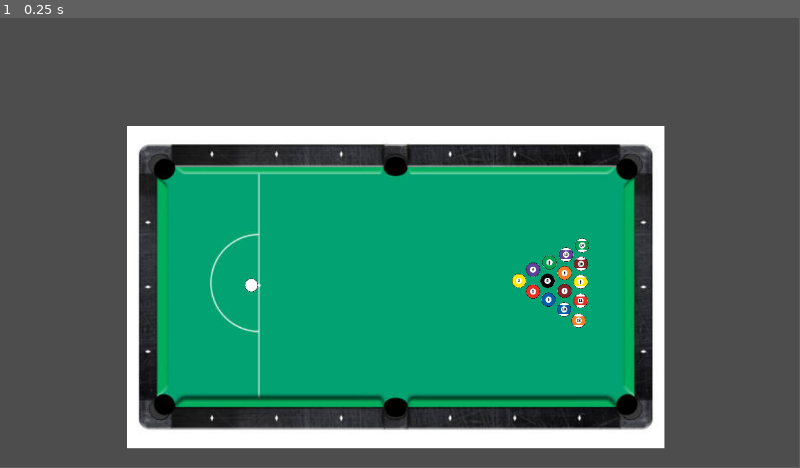
Above: before the commit, frame 1.
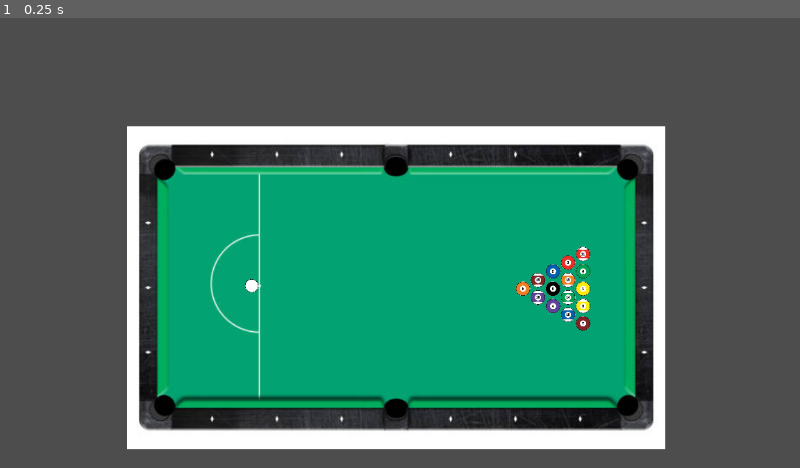
Above: after the commit, the same moment.

Repository: 1Mk7iT/Billiards
Game: Godot game, scene res://Main.tscn
Same seed, same stepped clock (60 frames per second), same inputs: the game is played once before the commit and once after it.
Inputs:
- Up to frame 1 (0.25 s): no input
In our replay, the window is 799x449 before the commit and 800x450 after it. These sizes can differ from the game's own. Grey fills any space a smaller window leaves; there, only what the larger window draws over its background counts as a difference.

The runs differ from the first frame. In frame 1, 3.7% of the frame differs, in the area x 15-84%, y 24-96%.

Commit message:
triangle calculate update

Diff:
--- a/Main.tscn
+++ b/Main.tscn
@@ -26,7 +26,7 @@
 position = Vector2(257, 321)
 
 [node name="BallsTriangle" parent="." instance=ExtResource("4_h4o5f")]
-position = Vector2(873, 313)
+position = Vector2(751, 77)
 
 [node name="Pocket" parent="." instance=ExtResource("5_1wkvp")]
 position = Vector2(74, 77)
--- /dev/null
+++ b/ballstriangle.gd
@@ -0,0 +1,43 @@
+extends Node2D
+
+var balls = ["ball1", "ball2", "ball3", "ball4", "ball5", "ball6", "ball7", "ball9", "ball10", "ball11", "ball12", "ball13", "ball14", "ball15"]  # Імена нод м'ячів на сцені
+var ball8 = "ball8"
+# Called when the node enters the scene tree for the first time.
+func _ready() -> void:
+	shuffle_array(balls)
+	balls.insert(4, ball8)
+	calculate_position(100,250,0.1)
+	pass # Replace with function body.
+
+# Функція перемішування масиву
+func shuffle_array(array):
+	for i in range(array.size() - 1, 0, -1):
+		var j = randi() % (i + 1)
+		# Використовуємо тимчасову змінну для обміну значеннями
+		var temp = array[i]
+		array[i] = array[j]
+		array[j] = temp
+	return array
+
+func calculate_position(x0 := 0, y0 := 0, gap := 0.1):
+	var radius = 10
+	var d = 2 * radius + gap  # Відстань між центрами кіл
+	var n_row = 5
+	var ball_index = 0  # Індекс для вибору м'яча із списку
+	var total_balls_position = Vector2.ZERO  # Сума всіх позицій для центру трикутника
+	var ball_count = 0  # Лічильник м'ячів
+
+	for i in range(n_row):
+		for j in range(i + 1):
+			# Розрахунок координат з урахуванням повернення трикутника вліво
+			var x = x0 + i * (d * sqrt(3) / 2)
+			var y = y0 + j * d - (i * d / 2)
+			# Якщо є ще м'ячі у списку, розміщуємо їх
+			if ball_index < balls.size():
+				var ball = get_node(balls[ball_index])
+				ball.position = Vector2(x, y)
+				total_balls_position += ball.position  # Додаємо позицію для середнього значення
+				ball_index += 1
+				ball_count += 1
+			else:
+				break  # Виходимо, якщо м'ячів недостатньо для повного трикутника
--- a/ballstriangle.tscn
+++ b/ballstriangle.tscn
@@ -1,51 +1,52 @@
-[gd_scene load_steps=2 format=3 uid="uid://crpx7w7dspbiy"]
+[gd_scene load_steps=3 format=3 uid="uid://crpx7w7dspbiy"]
 
+[ext_resource type="Script" path="res://ballstriangle.gd" id="1_8yigy"]
 [ext_resource type="PackedScene" uid="uid://dk00weakidn0l" path="res://ball.tscn" id="1_iwpcm"]
 
 [node name="Node2D" type="Node2D"]
-position = Vector2(288, 236)
+script = ExtResource("1_8yigy")
 
 [node name="ball1" parent="." instance=ExtResource("1_iwpcm")]
-position = Vector2(-65, -1)
+position = Vector2(0, 0)
 
 [node name="ball2" parent="." instance=ExtResource("1_iwpcm")]
-position = Vector2(-4, 38)
+position = Vector2(61, 39)
 
 [node name="ball3" parent="." instance=ExtResource("1_iwpcm")]
-position = Vector2(-36, 21)
+position = Vector2(29, 22)
 
 [node name="ball4" parent="." instance=ExtResource("1_iwpcm")]
-position = Vector2(-36, -24)
+position = Vector2(29, -23)
 
 [node name="ball5" parent="." instance=ExtResource("1_iwpcm")]
-position = Vector2(29, -17)
+position = Vector2(94, -16)
 
 [node name="ball6" parent="." instance=ExtResource("1_iwpcm")]
-position = Vector2(-2, -39)
+position = Vector2(63, -38)
 
 [node name="ball7" parent="." instance=ExtResource("1_iwpcm")]
-position = Vector2(29, 20)
+position = Vector2(94, 21)
 
 [node name="ball8" parent="." instance=ExtResource("1_iwpcm")]
-position = Vector2(-6, -1)
+position = Vector2(65, 1)
 
 [node name="ball9" parent="." instance=ExtResource("1_iwpcm")]
-position = Vector2(62, 1)
+position = Vector2(127, 2)
 
 [node name="ball10" parent="." instance=ExtResource("1_iwpcm")]
-position = Vector2(28, 58)
+position = Vector2(93, 59)
 
 [node name="ball11" parent="." instance=ExtResource("1_iwpcm")]
-position = Vector2(62, 40)
+position = Vector2(127, 41)
 
 [node name="ball12" parent="." instance=ExtResource("1_iwpcm")]
-position = Vector2(32, -55)
+position = Vector2(97, -54)
 
 [node name="ball13" parent="." instance=ExtResource("1_iwpcm")]
-position = Vector2(58, 81)
+position = Vector2(123, 82)
 
 [node name="ball14" parent="." instance=ExtResource("1_iwpcm")]
-position = Vector2(65, -74)
+position = Vector2(130, -73)
 
 [node name="ball15" parent="." instance=ExtResource("1_iwpcm")]
-position = Vector2(63, -36)
+position = Vector2(128, -35)
--- a/project.godot
+++ b/project.godot
@@ -15,6 +15,10 @@
 config/features=PackedStringArray("4.3", "GL Compatibility")
 config/icon="res://icon.svg"
 
+[display]
+
+window/stretch/mode="viewport"
+
 [dotnet]
 
 project/assembly_name="F2D"
